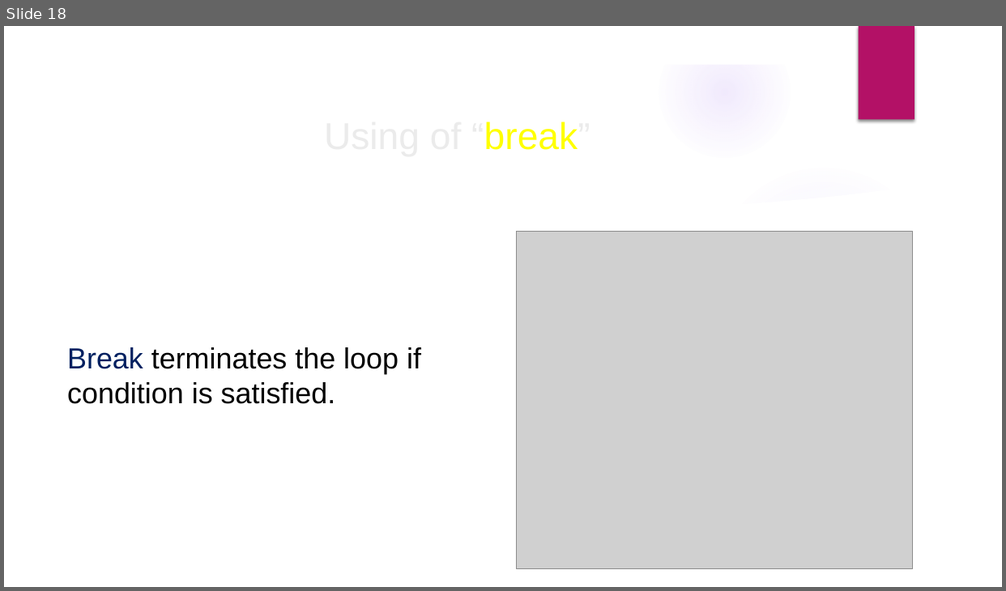
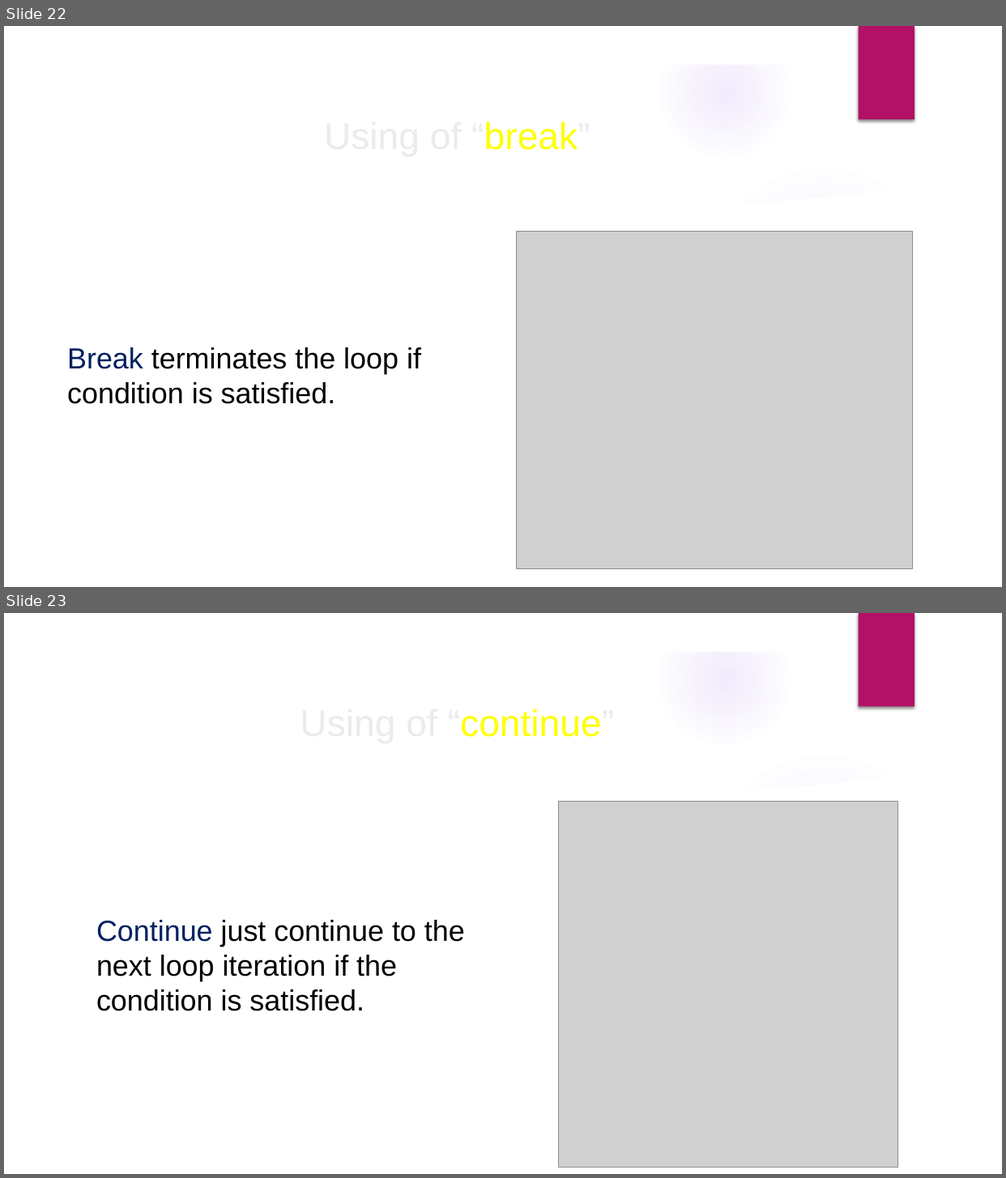
Before and after one commit to velizar92/CSharp-Programming-Presentations, a slide deck: C# Basics.pptx. Shown one above the other, each under a label of ours: slide 18 before the commit, slides 22 and 23 after it. The pictures are 1006x591 and 1006x1178 pixels, drawn with LibreOffice and Linux fonts; fonts in the diff are those of the drawing; grey boxes stand for pictures; background and template pictures are left out. Boxes give left, top, right and bottom in pixels: in the first picture for what was removed or moved away, otherwise in the second. Text is boxed around its words. In the diff, an @@ line names an element or a change of style, - is before the commit and + after.

```diff
--- a/C# Basics.pptx
+++ b/C# Basics.pptx
@@ slide 23 added at [4,613,1002,1174], background picture (left out); not listed: 9 template elements that a slide beside it also shows @@
@@ title added at [448,709,615,737], 36 pt, text #EBEBEB @@
+Using of “continue”
@@ picture added at [559,802,898,1168] @@
@@ text added at [96,920,465,1012], 28 pt, text #000000 @@
+Continue just continue to the next loop iteration if the condition is satisfied.
@@ what was slide 18 is now slide 22 @@
```
Also in this commit, not shown: 6 slides changed, 5 other slides added, 1 slide removed.
